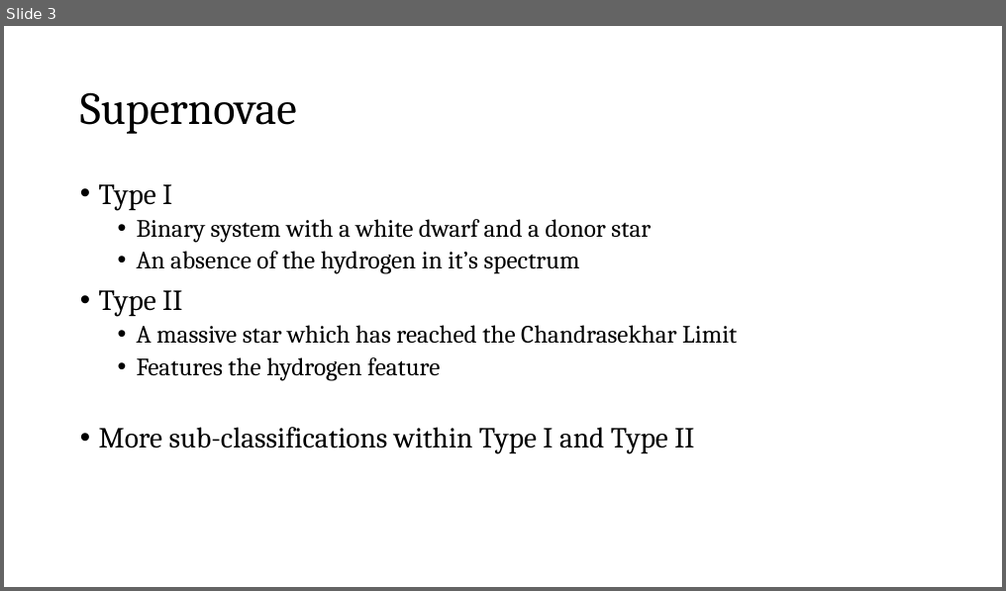
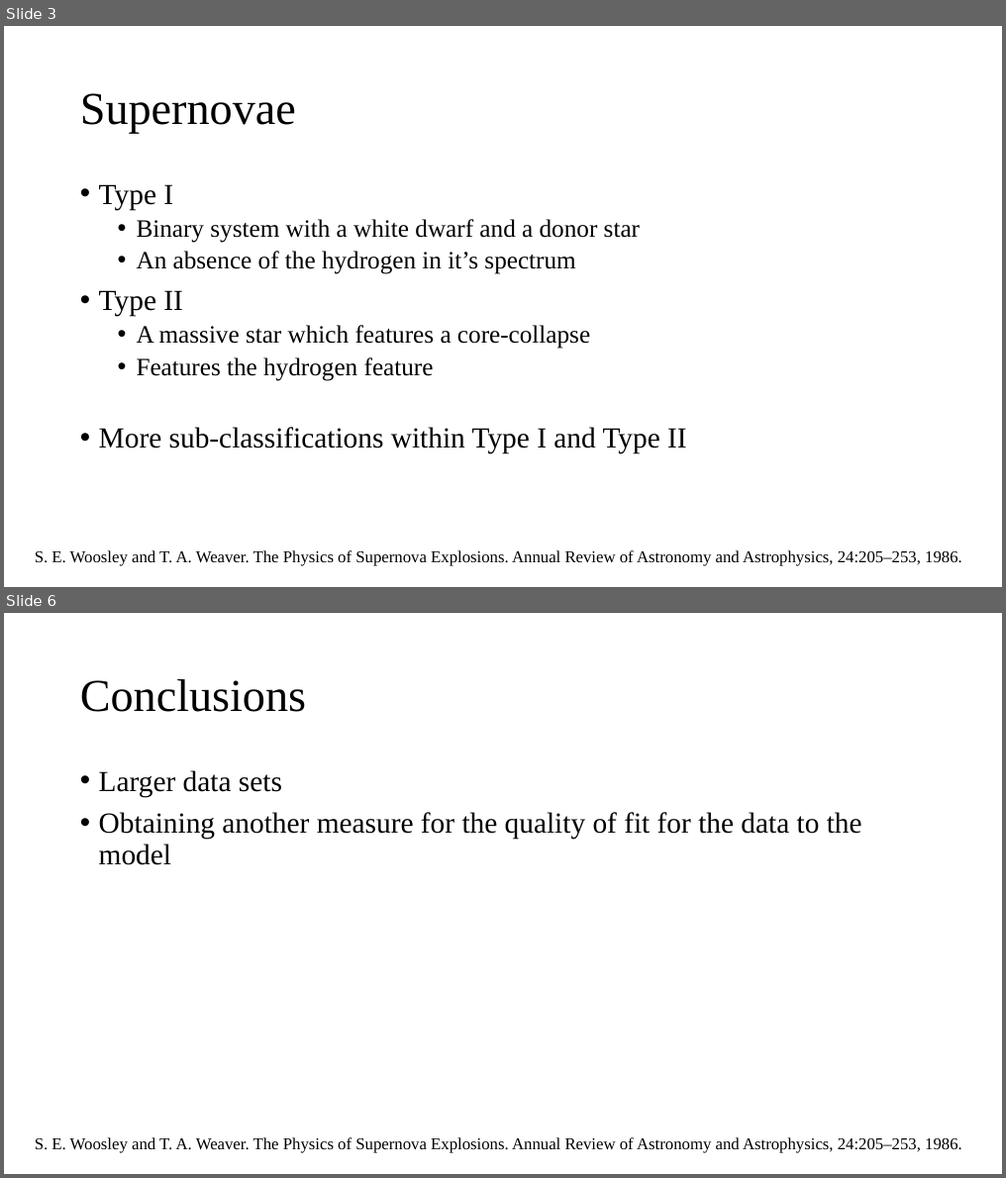
Before and after one commit to cao-jacky/degree_level3, a slide deck: physics_problem_solving/supernova_cosmology_jacky_cao.pptx. Shown one above the other, each under a label of ours: slide 3 before the commit, slides 3 and 6 after it; the slides between them are not shown. The pictures are 1006x591 and 1006x1178 pixels, drawn with LibreOffice and Linux fonts; fonts in the diff are those of the drawing. Boxes give left, top, right and bottom in pixels: in the first picture for what was removed or moved away, otherwise in the second. Text is boxed around its words. In the diff, an @@ line names an element or a change of style, - is before the commit and + after.

```diff
--- a/physics_problem_solving/supernova_cosmology_jacky_cao.pptx
+++ b/physics_problem_solving/supernova_cosmology_jacky_cao.pptx
@@ slide 6 added at (4, 613, 1002, 1174), background #FFFFFF @@
@@ title added at (80, 679, 306, 712), 44 pt, text #000000 @@
+Conclusions
@@ text added at (99, 770, 862, 865), 28 pt, text #000000 @@
+• Larger data sets
+• Obtaining another measure for the quality of fit for the data to the model
@@ text added at (35, 1138, 962, 1154), 16 pt, text #000000 @@
+S. E. Woosley and T. A. Weaver. The Physics of Supernova Explosions. Annual Review of Astronomy and Astrophysics, 24:205–253, 1986.
@@ slide 3 changed as well @@
@@ title "Supernovae" at (80, 93, 296, 134): font Cambria to Times New Roman @@
@@ text at (99, 184, 687, 455): font Cambria to Times New Roman in "Type I", "Binary system with a white dwarf and ...", "An absence of the hydrogen in it’s ...", "Type II" and 2 more places @@
@@ text at (137, 325, 590, 349): text changed; font Cambria to Times New Roman @@
-  • A massive star which has reached the Chandrasekhar Limit
+  • A massive star which features a core-collapse
@@ text added at (35, 551, 962, 567), 16 pt, text #000000 @@
+S. E. Woosley and T. A. Weaver. The Physics of Supernova Explosions. Annual Review of Astronomy and Astrophysics, 24:205–253, 1986.
```
Also in this commit, not shown: 2 other slides changed, 2 other slides added.
